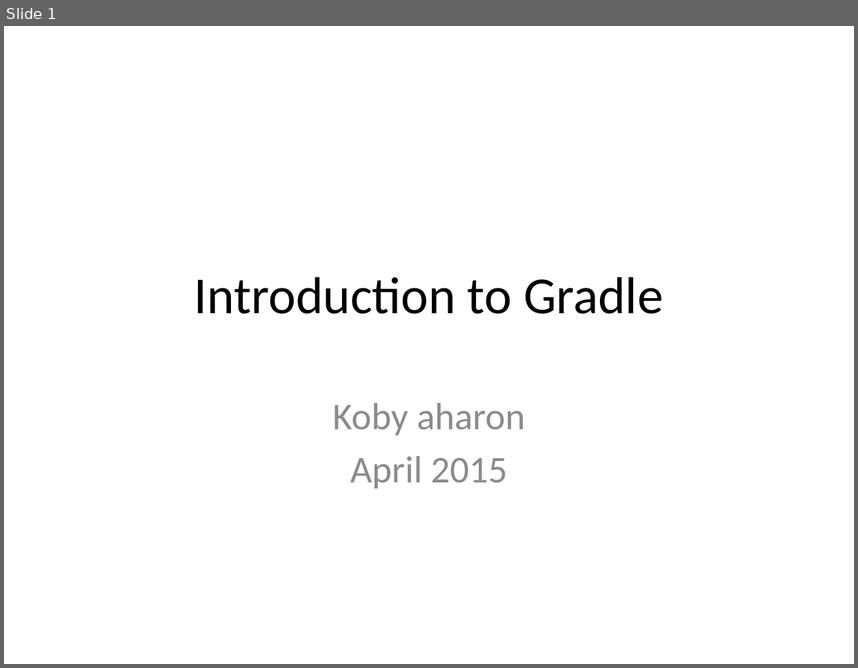
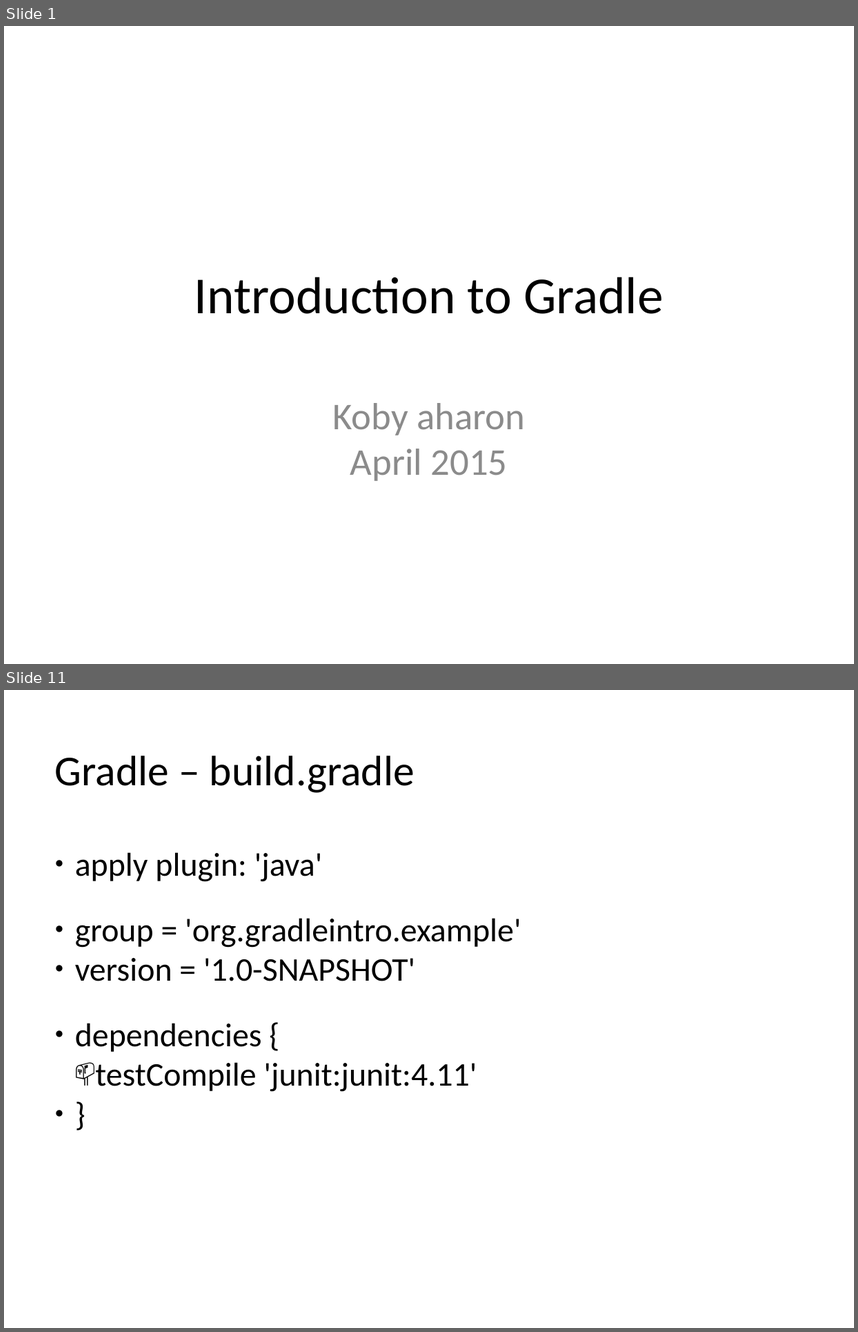
Before and after one commit to kob-aha/gradle-presentation-old, a slide deck: presentation/Introduction to Gradle.pptx. Shown one above the other, each under a label of ours: slide 1 before the commit, slides 1 and 11 after it; the slides between them are not shown. The pictures are 858x668 and 858x1332 pixels, drawn with LibreOffice and Linux fonts; fonts in the diff are those of the drawing. Boxes give left, top, right and bottom in pixels: in the first picture for what was removed or moved away, otherwise in the second. Text is boxed around its words. In the diff, an @@ line names an element or a change of style, - is before the commit and + after.

```diff
--- a/presentation/Introduction to Gradle.pptx
+++ b/presentation/Introduction to Gradle.pptx
@@ slide 11 added at (4,690,854,1328), background #FFFFFF @@
@@ text added at (55,756,415,793), 36 pt, text #000000 @@
+Gradle – build.gradle
@@ text added at (75,852,521,1092), 28 pt, text #000000 @@
+● apply plugin: 'java'
+● group = 'org.gradleintro.example'
+● version = '1.0-SNAPSHOT'
+● dependencies {
+  📫 testCompile 'junit:junit:4.11'
+● }
@@ slide 1 changed as well @@
@@ text "Koby aharon" at (332,403,525,481): text colour #8C8C8C to #8B8B8B; less space between paragraphs @@
```
Also in this commit, not shown: 9 other slides added, 1 slide removed, 11 other files.
